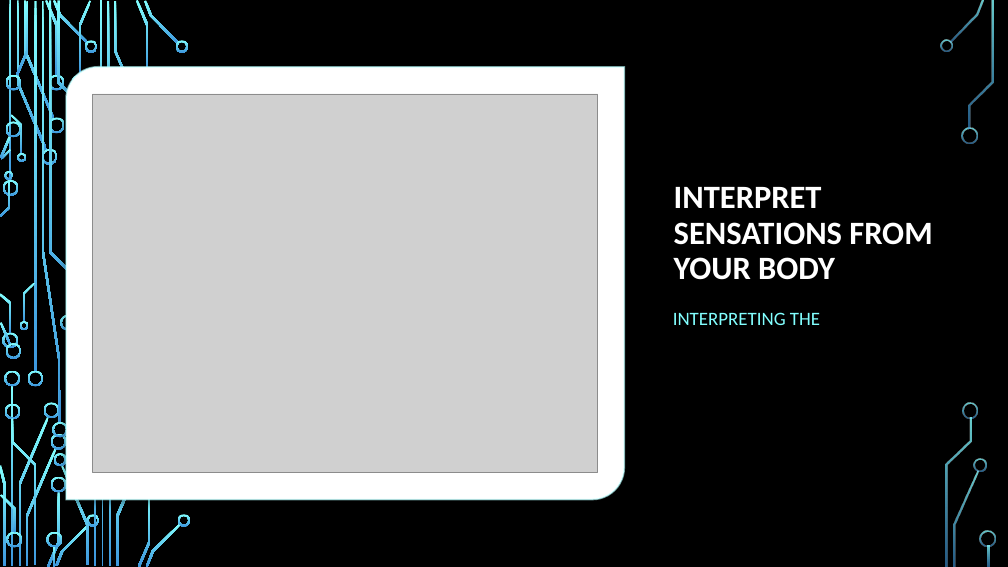
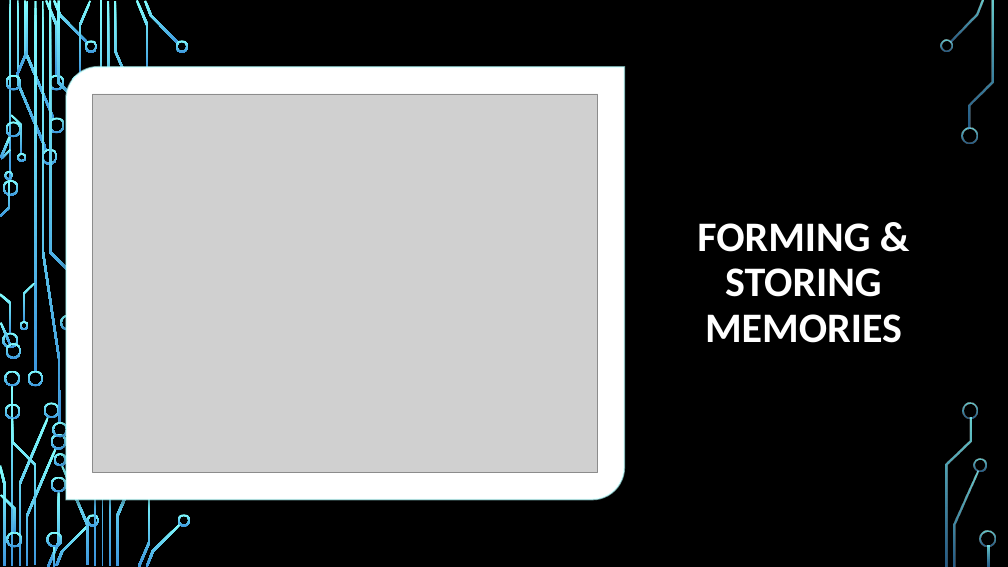
Before and after one commit to MrBardot/Trends-in-Alzheimers-Disease-Fatalities-in-the-United-States-and-Tennessee-from-1999-2018.-, a slide deck: slide 12 of Presentation/Alzheimer’s Disease Trends in the United States.pptx. Drawn at 1008x567 pixels with LibreOffice and Linux fonts; fonts in the diff are those of the drawing; grey boxes stand for pictures; background and template pictures are left out. Boxes give left, top, right and bottom in pixels: in the first picture for what was removed or moved away, otherwise in the second. Text is boxed around its words. In the diff, an @@ line names an element or a change of style, - is before the commit and + after.

```diff
--- a/Presentation/Alzheimer’s Disease Trends in the United States.pptx
+++ b/Presentation/Alzheimer’s Disease Trends in the United States.pptx
@@ title "FORMING & STORING MEMORIES" at <box>697,223,902,343</box>: vertical alignment bottom to middle @@
@@ title at <box>697,223,902,343</box>: text changed; size 31 to 40 pt @@
-INTERPRET SENSATIONS FROM YOUR BODY
+FORMING & STORING MEMORIES
@@ text removed at <box>673,312,820,325</box> @@
-  INTERPRETING THE
```
Also in this commit, not shown: 6 other slides changed.
